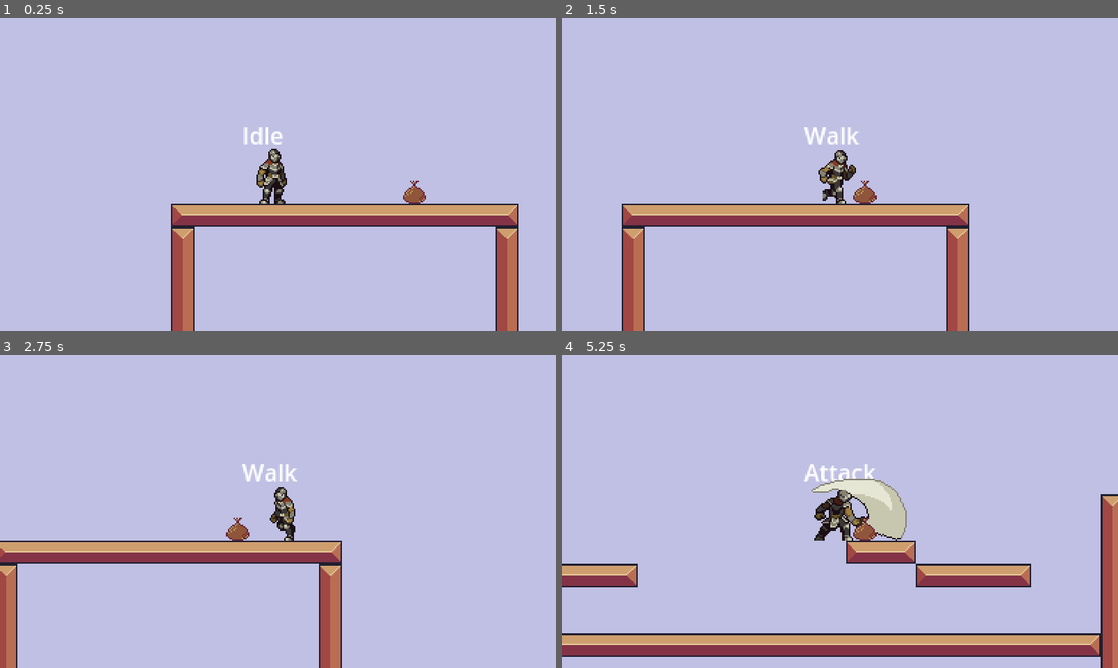
Above: before the commit, frames 1-4 (two rows, left to right).
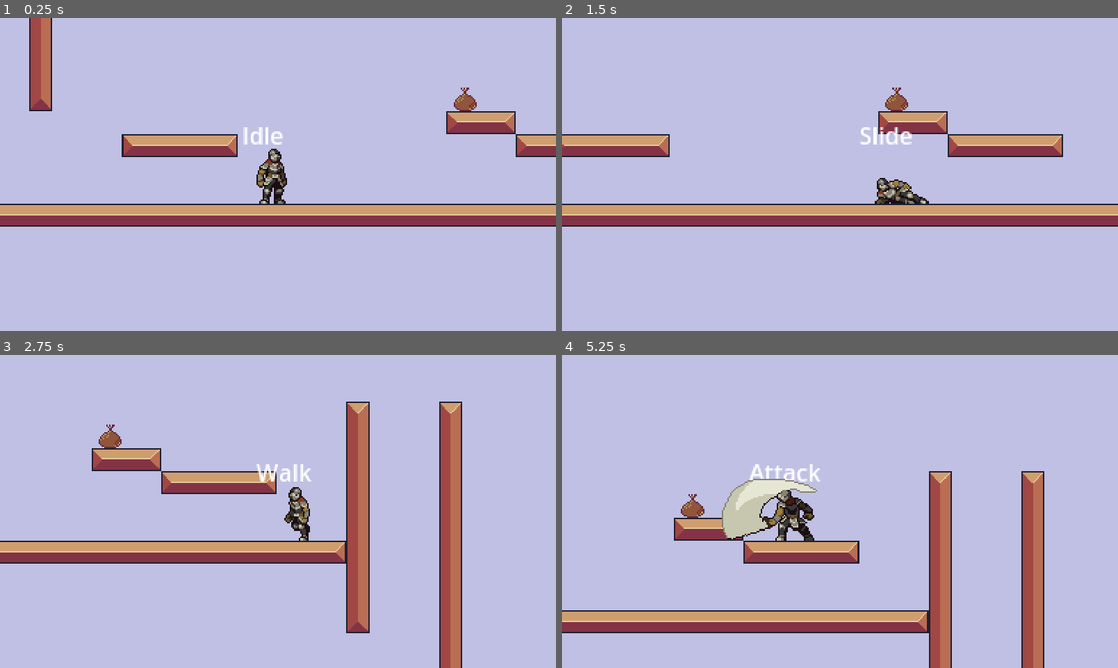
Above: after the commit, the same moments.

Repository: sschellhoff/godot_platformer
Game: Godot game, scene res://Game.tscn
Same seed, same stepped clock (60 frames per second), same inputs: the game is played once before the commit and once after it.
Inputs:
- Up to frame 1 (0.25 s): no input
- Up to frame 2 (1.5 s): tap Enter (dash) at 0.5, 1.35 s; hold T (right) from 0.53 s (still down); tap Ctrl (attack) at 0.6 s; tap Space (jump) at 0.77 s
- Up to frame 3 (2.75 s): tap Space (jump) at 1.52 s; release T (right) at 2.03 s; hold R (left) from 2.03 s (still down); tap Ctrl (attack) at 2.1 s
- Up to frame 4 (5.25 s): release R (left) at 2.78 s; hold T (right) 2.78-4.28 s; tap Enter (dash) at 2.85, 4.35 s; tap Space (jump) at 3.02, 3.77, 4.52 s; tap Ctrl (attack) at 3.6, 5.1 s; hold R (left) 4.28-5.03 s; hold T (right) from 5.03 s (still down)

The runs differ from the first frame. In frame 1, 10% of the frame differs, in the area x 0-100%, y 0-100%; in frame 2, 11%; in frame 3, 13%; in frame 4, 29%, in the area x 0-100%, y 34-100%.

Commit message:
changed camera behavior

Diff:
--- a/Game.tscn
+++ b/Game.tscn
@@ -466,7 +466,7 @@
 layer_0/tile_data = PackedInt32Array(65535, 393216, 0, 0, 458752, 0, 1, 458752, 0, 2, 458752, 0, 3, 458752, 0, 4, 45875 …(12259 unchanged characters)…
 
 [node name="Player" parent="." instance=ExtResource("2_j0t2q")]
-position = Vector2(-294, -677)
+position = Vector2(-132, -180)
 
 [node name="Node" type="Node" parent="."]
 
--- a/player/Player.tscn
+++ b/player/Player.tscn
@@ -22,8 +22,6 @@
 
 [node name="Player" type="CharacterBody2D"]
 collision_layer = 2
-
-[node name="Camera2D" type="Camera2D" parent="."]
 
 [node name="Statemachine" type="Node" parent="."]
 script = ExtResource("2_b1cmp")
@@ -104,6 +102,14 @@
 rotation = 3.14159
 target_position = Vector2(2.08165e-12, 18)
 
+[node name="Camera2D" type="Camera2D" parent="."]
+limit_left = -880
+limit_top = -830
+limit_right = 350
+limit_bottom = 143
+limit_smoothed = true
+drag_horizontal_enabled = true
+
 [connection signal="transitioned" from="Statemachine" to="StateName" method="_on_statemachine_transitioned"]
 [connection signal="transitioned" from="Statemachine" to="PlayerAnimation" method="_on_statemachine_transitioned"]
 [connection signal="attack_state_change" from="PlayerAnimation" to="Statemachine" method="_on_player_animation_attack_state_change"]
--- a/player/statemachine/fall.gd
+++ b/player/statemachine/fall.gd
@@ -11,6 +11,7 @@
 const GRAVITY = 20
 const AIR_HANG_THRESHOLD := 100
 const AIR_HANG_FACTOR := 0.5
+const MAX_FALL_SPEED := 600
 
 const SPEED = 160
 
@@ -81,6 +82,7 @@
 	entity.move_and_slide()
 
 	entity.velocity.y += get_gravity(GRAVITY, AIR_HANG_FACTOR, AIR_HANG_THRESHOLD)
+	entity.velocity.y = min(MAX_FALL_SPEED, entity.velocity.y)
 
 	handle_jump_cap()
 
